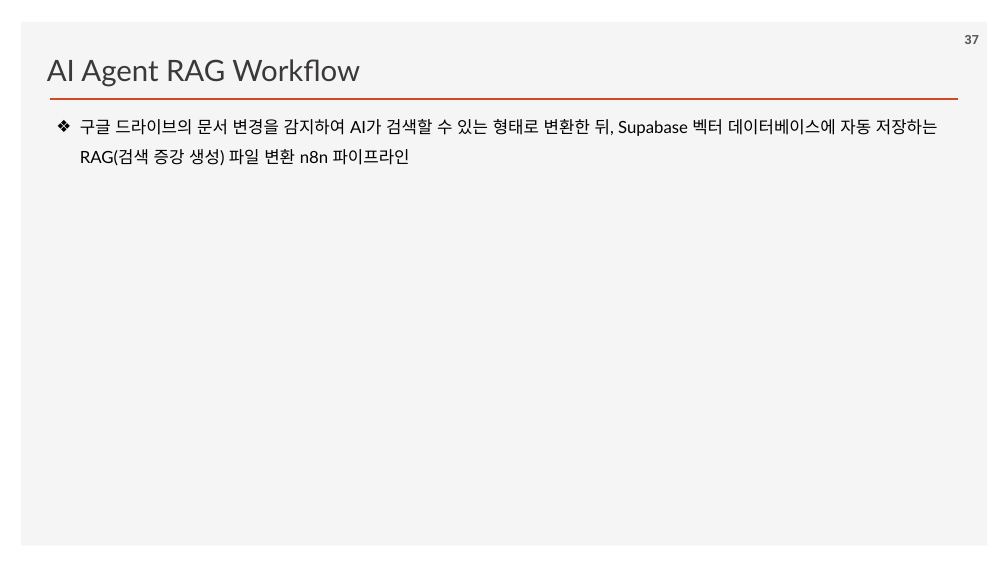
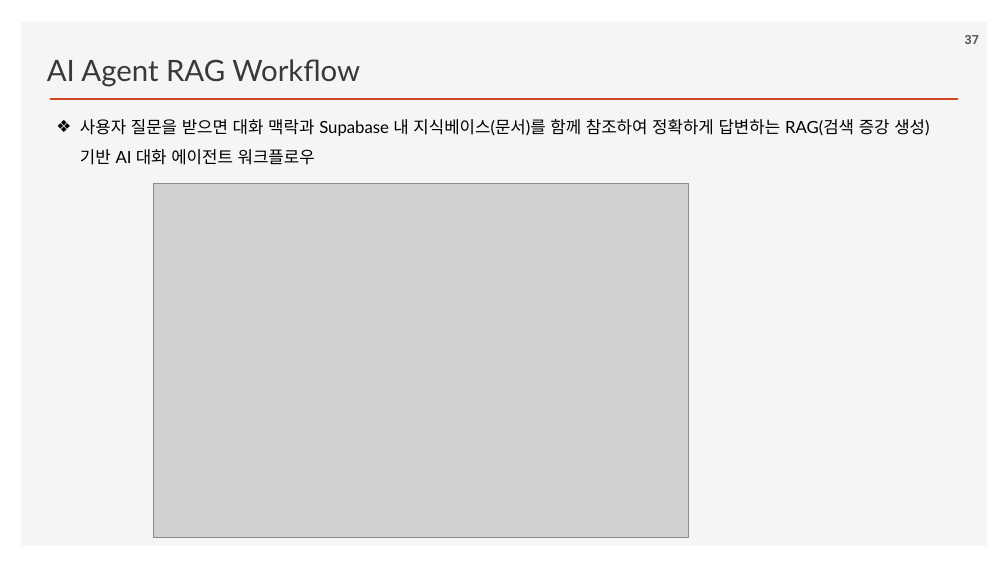
Before and after one commit to ancestor9/2026_Fall_Learning-Langchain-AI-Agent, a slide deck: slide 37 of PPTs/04_AI Workflow_n8n.pptx. Drawn at 1008x567 pixels with LibreOffice and Linux fonts; fonts in the diff are those of the drawing; grey boxes stand for pictures; background and template pictures are left out. Boxes give left, top, right and bottom in pixels: in the first picture for what was removed or moved away, otherwise in the second. Text is boxed around its words. In the diff, an @@ line names an element or a change of style, - is before the commit and + after.

```diff
--- a/PPTs/04_AI Workflow_n8n.pptx
+++ b/PPTs/04_AI Workflow_n8n.pptx
@@ text at (80,119,929,165): text changed @@
-❖ 구글 드라이브의 문서 변경을 감지하여 AI가 검색할 수 있는 형태로 변환한 뒤, Supabase 벡터 데이터베이스에 자동 저장하는 RAG(검색 증강 생성) 파일 변환 n8n 파이프라인
+❖ 사용자 질문을 받으면 대화 맥락과 Supabase 내 지식베이스(문서)를 함께 참조하여 정확하게 답변하는 RAG(검색 증강 생성) 기반 AI 대화 에이전트 워크플로우
@@ picture added at (154,183,688,537) @@
```
Also in this commit, not shown: 6 slides added, 1 slide removed.
